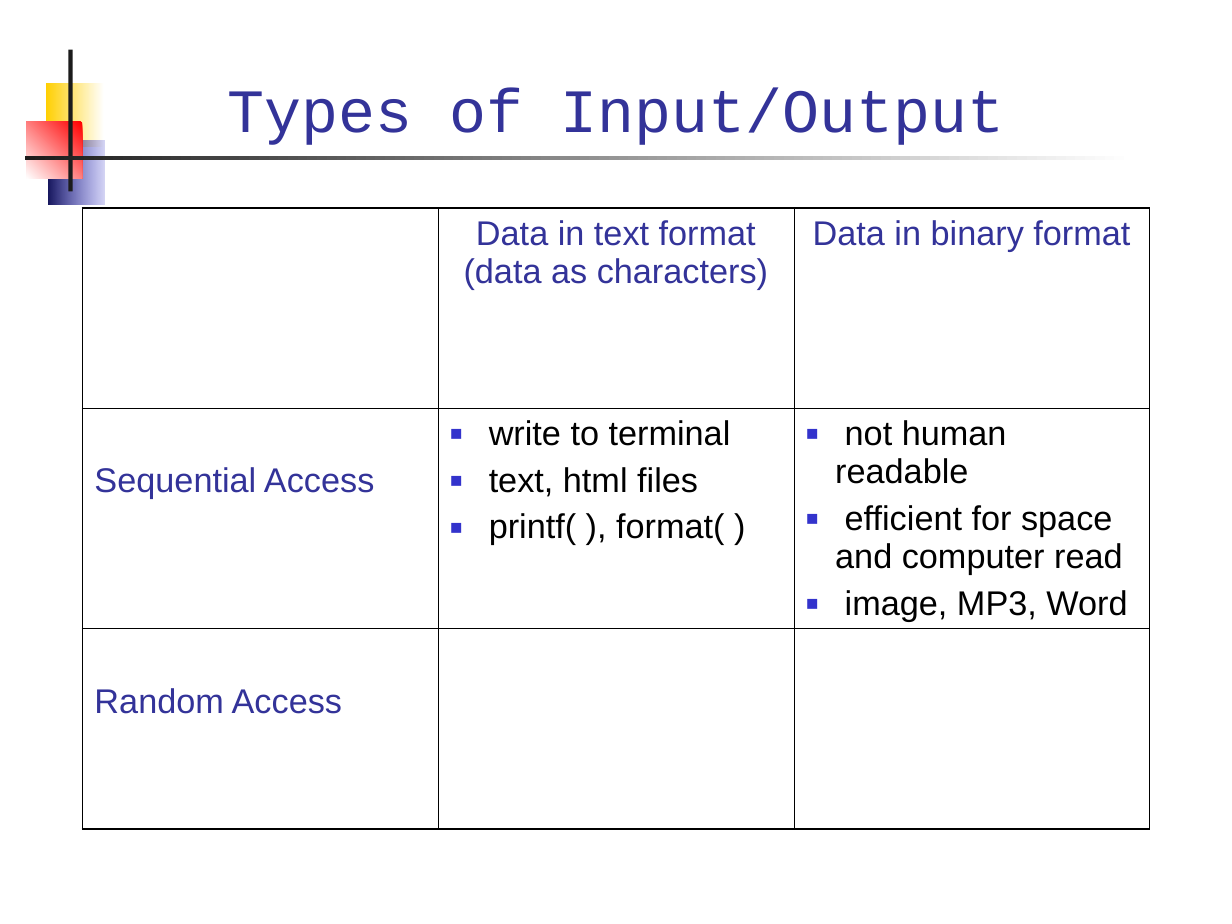
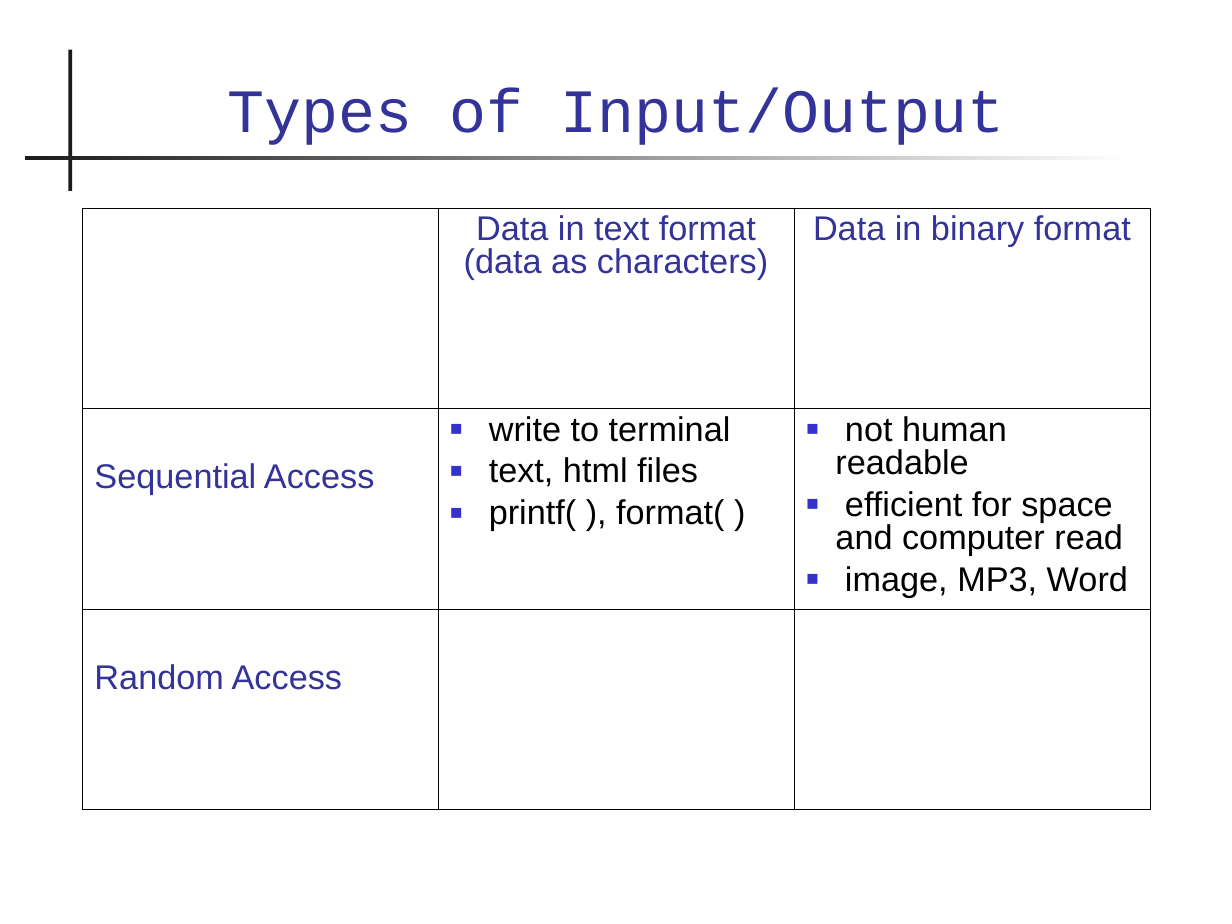
Before and after one commit to skeoop/skeoop.github.io, a slide deck: slide 3 of week6/Input-Output.ppt. Drawn at 1232x924 pixels with LibreOffice and Linux fonts; fonts in the diff are those of the drawing. Boxes give left, top, right and bottom in pixels: in the first picture for what was removed or moved away, otherwise in the second. Text is boxed around its words. In the diff, an @@ line names an element or a change of style, - is before the commit and + after.

```diff
--- a/week6/Input-Output.ppt
+++ b/week6/Input-Output.ppt
@@ rectangle removed at box(46, 83, 103, 147) @@
@@ rectangle removed at box(27, 122, 83, 179) @@
@@ rectangle removed at box(48, 140, 103, 205) @@
@@ table at box(83, 208, 1151, 809) @@
@@ line spacing 1 to 0.87 @@
@@ borders changed @@
```
Also in this commit, not shown: 38 other slides changed, 1 slide added, 7 other files.
